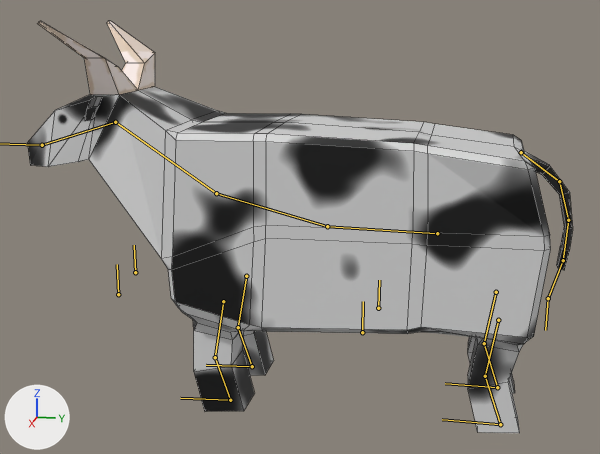
An edit to the Blender file Models/Cow/Cow.blend, drawn before and after from the same camera.
Before and after are seen from a 50 mm lens placed at (4.95, 0.66, 2.33), pointed at (0.0, -0.33, 1.09). Lighting does not change. The marker at lower left points along +X, +Y and +Z. Both versions are drawn at frame 330 of the action 'ArmatureAction.001'; the numbers are the values there. The bones that bend it are drawn over the model as lines. Mesh edges are drawn as thin lines.

In view in the first picture: 'Cow'.
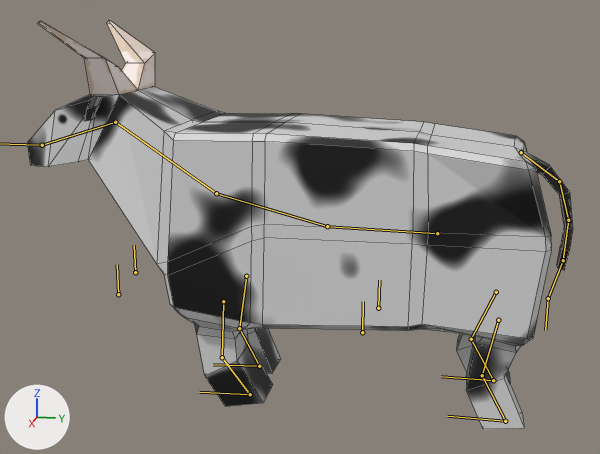
Edits to the bpy script that builds the scene:
```text
Change bone_legftarget_l:
    where bone_legftarget_l = bpy.data.objects['Armature'].pose.bones['LegFTarget.L']
    bone_legftarget_l.location: (0.0, 0.0, 0.0) -> (0.029, -0.123, 0.032)
Change bone_legbtarget_l:
    where bone_legbtarget_l = bpy.data.objects['Armature'].pose.bones['LegBTarget.L']
    bone_legbtarget_l.location: (0.0, 0.0, 0.0) -> (0.0, -0.03, -0.025)
Change bone_legftarget_r:
    where bone_legftarget_r = bpy.data.objects['Armature'].pose.bones['LegFTarget.R']
    bone_legftarget_r.location: (0.0, 0.0, 0.0) -> (-0.025, -0.06, 0.016)
Change bone_legbtarget_r:
    where bone_legbtarget_r = bpy.data.objects['Armature'].pose.bones['LegBTarget.R']
    bone_legbtarget_r.location: (0.0, 0.0, 0.0) -> (0.0, 0.028, -0.048)
```

What differs and where, as boxes [x1, y1, x2, y2] in the pictures (600 x 454 px):
'Cow', posed
    before: [27, 21, 573, 433]
    after: [27, 21, 573, 429]
bone 'LegFTarget.L', root to tip
    before: (230, 400) to (180, 398)
    after: (250, 394) to (199, 392)
bone 'LegBTarget.L', root to tip
    before: (500, 424) to (442, 419)
    after: (505, 421) to (447, 416)
bone 'LegFTarget.R', root to tip
    before: (252, 366) to (206, 365)
    after: (259, 366) to (213, 364)
bone 'LegBTarget.R', root to tip
    before: (497, 387) to (445, 383)
    after: (493, 380) to (441, 376)
